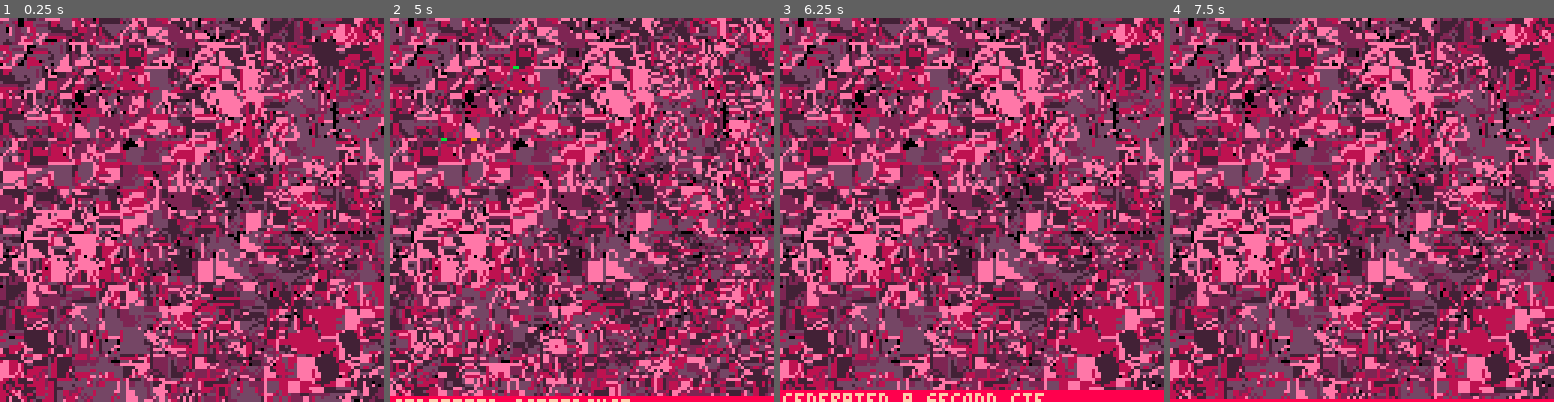
Above: before the commit, frames 1-4 (left to right).
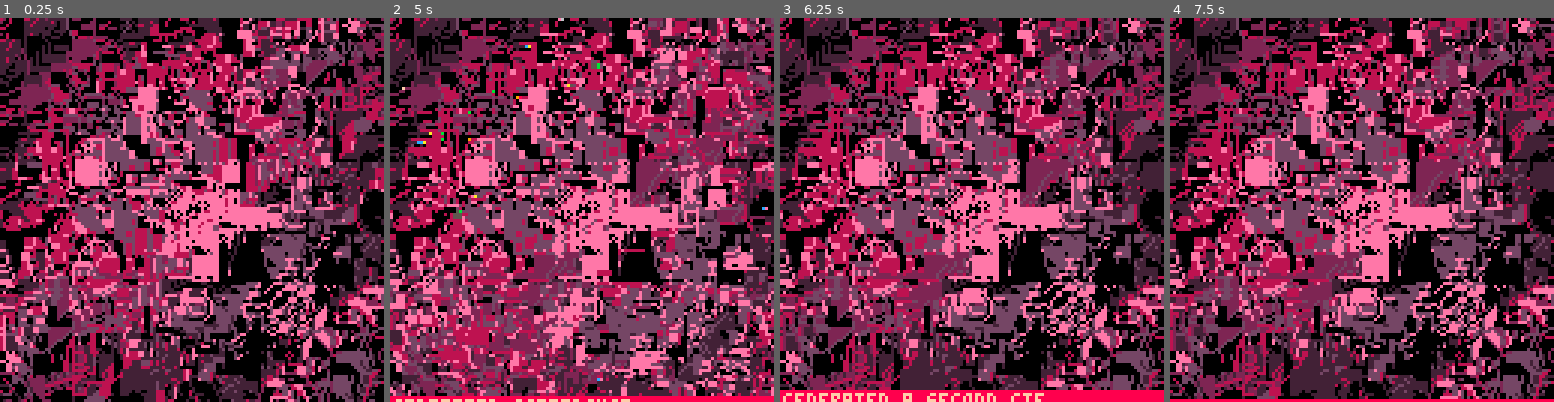
Above: after the commit, the same moments.

Repository: aebrer/pico8_carts
Game: PICO-8 cartridge versum/genesis/03.p8
Two runs of this game, one before a commit and one after it. Both use one fixed random seed, a clock stepped at 60 frames per second and the inputs below.
Inputs:
- Up to frame 1 (0.25 s): no input
- Up to frame 2 (5 s): tap O (Z key) at 0.33, 0.7, 1.43, 2.22, 3.1, 3.98, 4.87 s; tap X (X key) at 1.07, 2.07, 2.4, 2.73, 3.07, 3.4, 3.73, 4.07, 4.4, 4.73 s
- Up to frame 3 (6.25 s): tap X (X key) every 0.33 s from 5.07 to 6.07 s; tap O (Z key) at 5.75 s
- Up to frame 4 (7.5 s): tap X (X key) every 0.33 s from 6.4 to 7.4 s; tap O (Z key) at 6.63 s

The runs differ from the first frame. In frame 1, 86% of the frame differs, in the area x 0-100%, y 0-100%; in frame 2, 82%; in frame 3, 83%; in frame 4, 85%.

Commit message:
Interior Cartography

Diff:
--- a/versum/genesis/03.p8
+++ b/versum/genesis/03.p8
@@ -19,26 +19,23 @@
 ∧,░,…,█,█,
 █,▥,▒,♪,▤
 }))
-xi=r({4,8,16,32,32,64})
-yi=r({4,8,16,32,32,64})
+xi=r({8,16,32,32,64})
+yi=r({8,16,32,32,64})
+--xi=64yi=64
+
 ::_::
 for x=0,128,xi do
  for y=0,128,yi do
   c(x,y,r(10)+1,r(6))
-  c(r(128),r(128),r(3))
  end
 end
 for x=0,128,8do
  for y=0,128,8do
-  sspr(x,y,8,8,y,x,
+  sspr(x+r(4)-r(4),y+r(4)-r(4),8,8,y+r(4)-r(4),x+r(4)-r(4),
   r(4)+7,r(4)+7)
  end
 end
-if r()>0.3 then
- if(r()>0.9)srand(s)
-else
- srand(s)
-end
+srand(s)
 flip()
 if(t()%5<=0.01)extcmd("reset")
 if(btnp(4))extcmd("screen")
